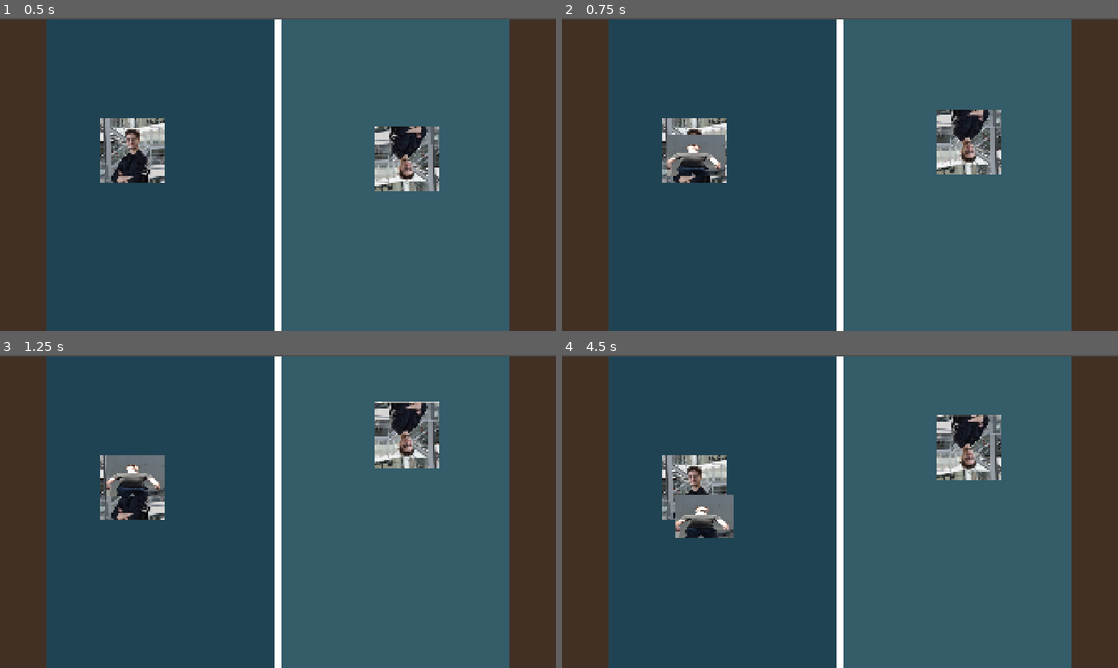
Above: before the commit, frames 1-4 (two rows, left to right).
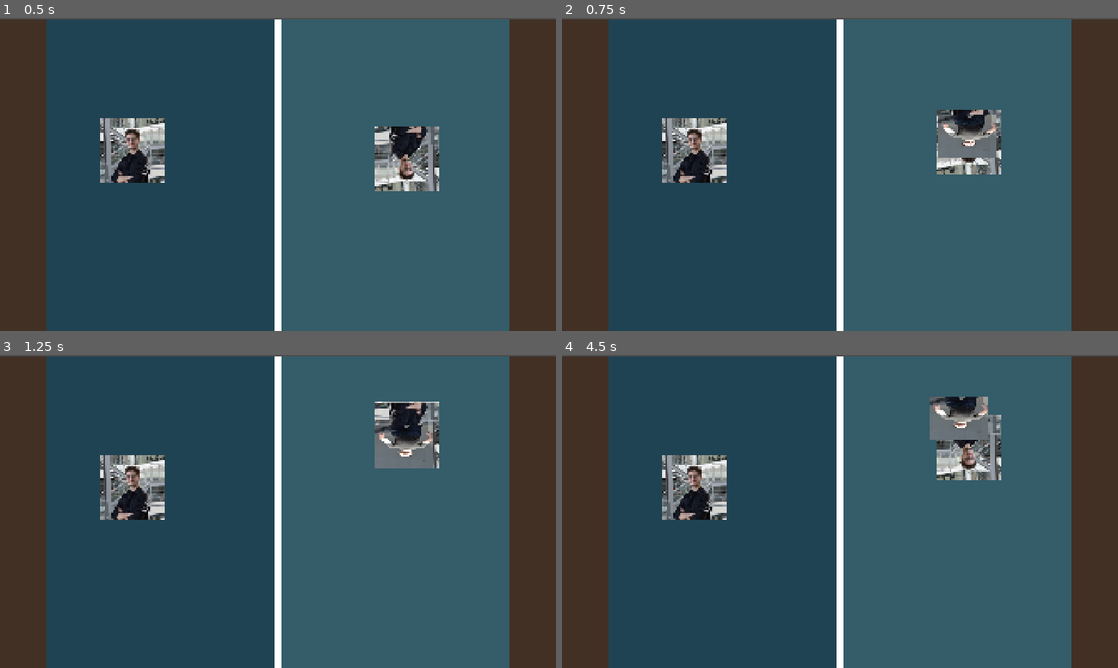
Above: after the commit, the same moments.

Repository: mariusstokkebro/Fish-fish-Fish
Game: Godot game, scene res://Scenes/level.tscn
The game is run twice, just before and just after one commit, with the same random seed, the same clock (stepped at 60 frames per second) and the same inputs. This scene is started directly instead of the project's main scene.
Inputs:
- Up to frame 1 (0.5 s): no input
- Up to frame 2 (0.75 s): tap Enter (ui_accept) at 0.5 s; hold Up (ui_up) from 0.53 s (still down); hold Enter (ui_accept) from 0.53 s (still down)
- Up to frame 3 (1.25 s): keep holding Up (ui_up); keep holding Enter (ui_accept)
- Up to frame 4 (4.5 s): release Up (ui_up) at 1.28 s; release Enter (ui_accept) at 1.28 s; hold Down (ui_down) 1.28-2.03 s; tap Enter (ui_accept) at 1.35, 1.52, 1.82, 2.85, 3.02, 3.32, 4.35 s; hold Enter (ui_accept) 2.03-2.78 s; hold Up (ui_up) 2.03-3.53 s; hold Enter (ui_accept) 3.53-4.28 s; hold Down (ui_down) from 3.53 s (still down)

Frame 1 is identical in both runs. In frame 2, 2.1% of the frame differs, in the area x 18-79%, y 30-51%; in frame 3, 2.3%; in frame 4, 2.7%, in the area x 20-77%, y 13-59%.

Commit message:
Both Players can now hook

Diff:
--- a/gorilla-fighting-game/Scripts/gatorRod.gd
+++ b/gorilla-fighting-game/Scripts/gatorRod.gd
@@ -26,31 +26,40 @@
 	collision.body_exited.connect(onBodyExited)
 func _process(delta: float) -> void:
 	if steering:
-		var input := Input.get_axis("ui_up", "ui_down")
+		var up = "p%d_move_up" % current_player
+		var down = "p%d_move_down" % current_player
+		var input := Input.get_axis(up, down)
 		steer_offset = clamp(steer_offset + input * steerSpeed * delta, -maxSteer, maxSteer)
 
 	position = base_pos + steerAxis * steer_offset
-	if current_player == Player.PLAYER_1:
-		castRod(delta)
+
+	castRod(delta)
+
 	if hooking == true:
-		tween.kill()
+		if tween:
+			tween.kill()
 
 		tween = create_tween()
 		tween.tween_property(self, "base_pos", Vector2.ZERO, castTime)
 		tween.parallel().tween_property(self, "steer_offset", 0.0, castTime)
 		tween.tween_callback(func(): thrown = false)
 		tween.tween_callback(func(): hooking = false)
-		enemyBody.getMoved(get_global_position())
+
+		if enemyBody:
+			enemyBody.getMoved(get_global_position())
 
 func castRod(delta: float) -> void:
 	if thrown:
 		return
 
-	if Input.is_action_pressed("ui_accept"):
+	var confirm = "p%d_confirm" % current_player
+
+	if Input.is_action_pressed(confirm):
 		distance += 100.0 * distanceMultiplier * delta
-		ballTexture.visible = true
+		if ballTexture:
+			ballTexture.visible = true
 
-	if Input.is_action_just_released("ui_accept"):
+	if Input.is_action_just_released(confirm):
 		thrown = true
 		steering = true
 		var target := base_pos + Vector2(distance, 0)
@@ -65,13 +74,11 @@
 		tween.parallel().tween_property(self, "steer_offset", 0.0, castTime)
 		tween.tween_callback(func(): thrown = false)
 
-func onBodyEntered(body: CharacterBody2D):
-	if current_player == Player.PLAYER_1:
-		if body.name == "PorcupineBody2":
-			enemyBody = body
-			hooking = true
+func onBodyEntered(body: Node2D):
+	if body is CharacterBody2D and body != get_parent():
+		enemyBody = body
+		hooking = true
 
-func onBodyExited(body:CharacterBody2D):
-	if current_player == Player.PLAYER_1:
-		if body == enemyBody:
-			hooking = false
+func onBodyExited(body: Node2D):
+	if body == enemyBody:
+		hooking = false
--- a/gorilla-fighting-game/project.godot
+++ b/gorilla-fighting-game/project.godot
@@ -84,12 +84,14 @@
 "deadzone": 0.2,
 "events": [Object(InputEventKey,"resource_local_to_scene":false,"resource_name":"","device":-1,"window_id":0,"alt_press …(191 unchanged characters)…
 , Object(InputEventJoypadButton,"resource_local_to_scene":false,"resource_name":"","device":0,"button_index":0,"pressure":0.0,"pressed":true,"script":null)
+, Object(InputEventJoypadMotion,"resource_local_to_scene":false,"resource_name":"","device":0,"axis":5,"axis_value":1.0,"script":null)
 ]
 }
 p2_confirm={
 "deadzone": 0.2,
 "events": [Object(InputEventKey,"resource_local_to_scene":false,"resource_name":"","device":-1,"window_id":0,"alt_press …(195 unchanged characters)…
 , Object(InputEventJoypadButton,"resource_local_to_scene":false,"resource_name":"","device":1,"button_index":0,"pressure":0.0,"pressed":true,"script":null)
+, Object(InputEventJoypadMotion,"resource_local_to_scene":false,"resource_name":"","device":1,"axis":5,"axis_value":1.0,"script":null)
 ]
 }
 
